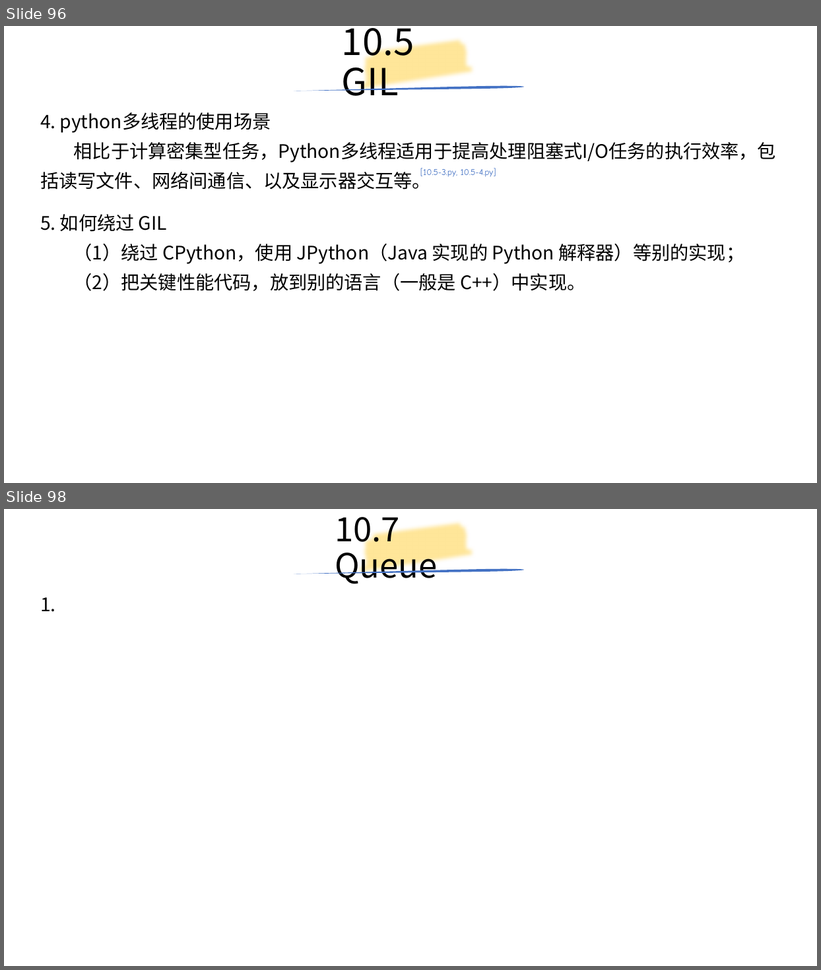
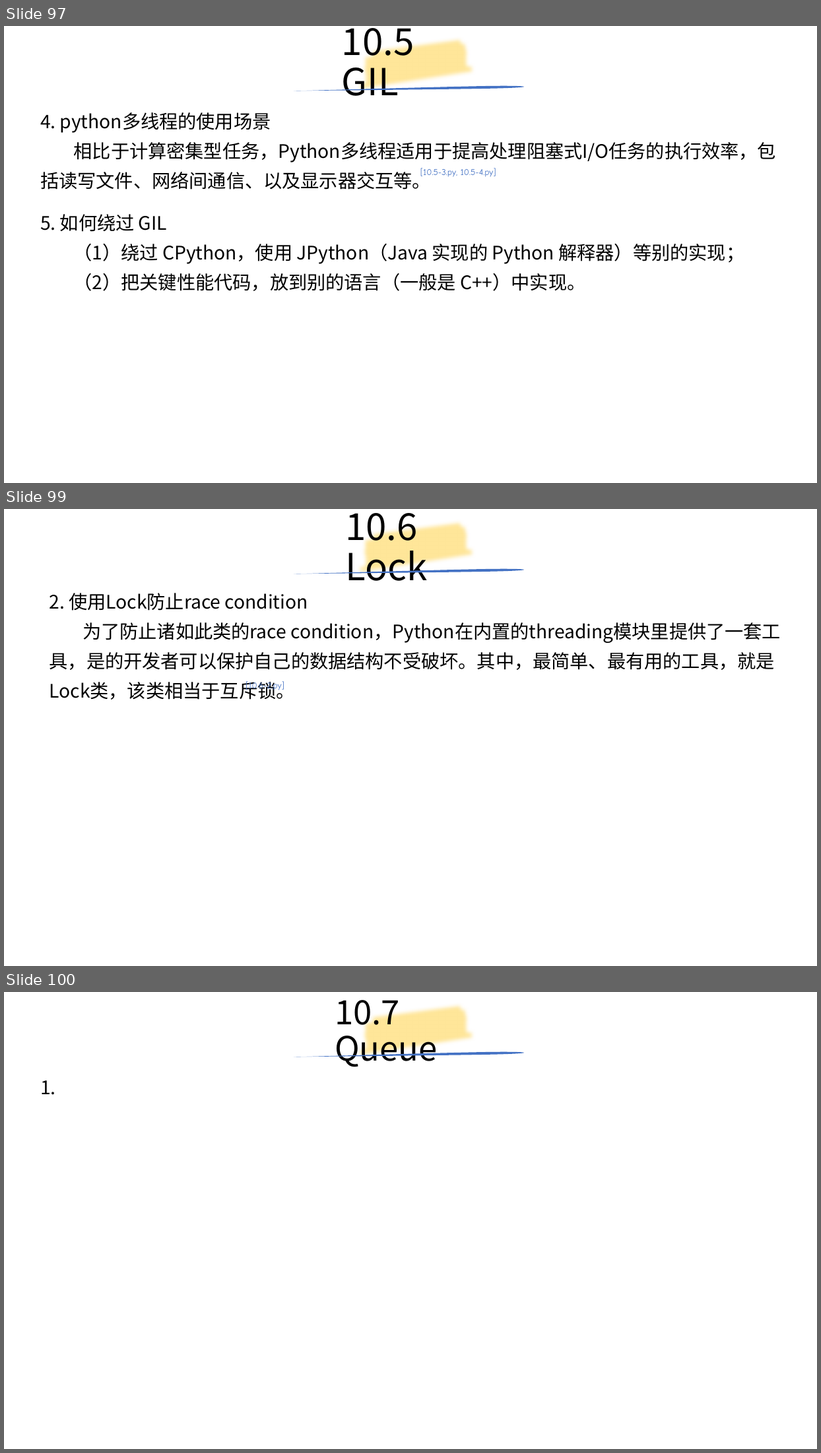
Before and after one commit to yiwenliu/CorePython, a slide deck: PPT/CorePython.pptx. Shown one above the other, each under a label of ours: slides 96 and 98 before the commit, slides 97, 99 and 100 after it; the slides between them are not shown. The pictures are 821x970 and 821x1453 pixels, drawn with LibreOffice and Linux fonts; fonts in the diff are those of the drawing. Boxes give left, top, right and bottom in pixels: in the first picture for what was removed or moved away, otherwise in the second. Text is boxed around its words. In the diff, an @@ line names an element or a change of style, - is before the commit and + after.

```diff
--- a/PPT/CorePython.pptx
+++ b/PPT/CorePython.pptx
@@ slide 99 added at bbox=[4, 509, 817, 966], background #FFFFFF @@
@@ title added at bbox=[345, 513, 427, 590], 44 pt, text #000000 @@
+10.6 Lock
@@ freeform shape added at bbox=[356, 509, 480, 590], outline #FFE699 16 pt @@
@@ freeform shape added at bbox=[294, 569, 524, 574], fill #4472C4 @@
@@ text added at bbox=[50, 593, 781, 700], 22 pt, text #000000 @@
+2. 使用Lock防止race condition
+为了防止诸如此类的race condition，Python在内置的threading模块里提供了一套工具，是的开发者可以保护自己的数据结构不受破坏。其中，最简单、最有用的工具，就是Lock类，该类相当于互斥锁。
@@ text added at bbox=[246, 681, 284, 692], 18 pt, text #4472C4 @@
+[10.6-2.py]
@@ what was slide 96 is now slide 97 @@
@@ what was slide 98 is now slide 100 @@
```
Also in this commit, not shown: 7 slides changed, 1 other slide added, 2 other files.
